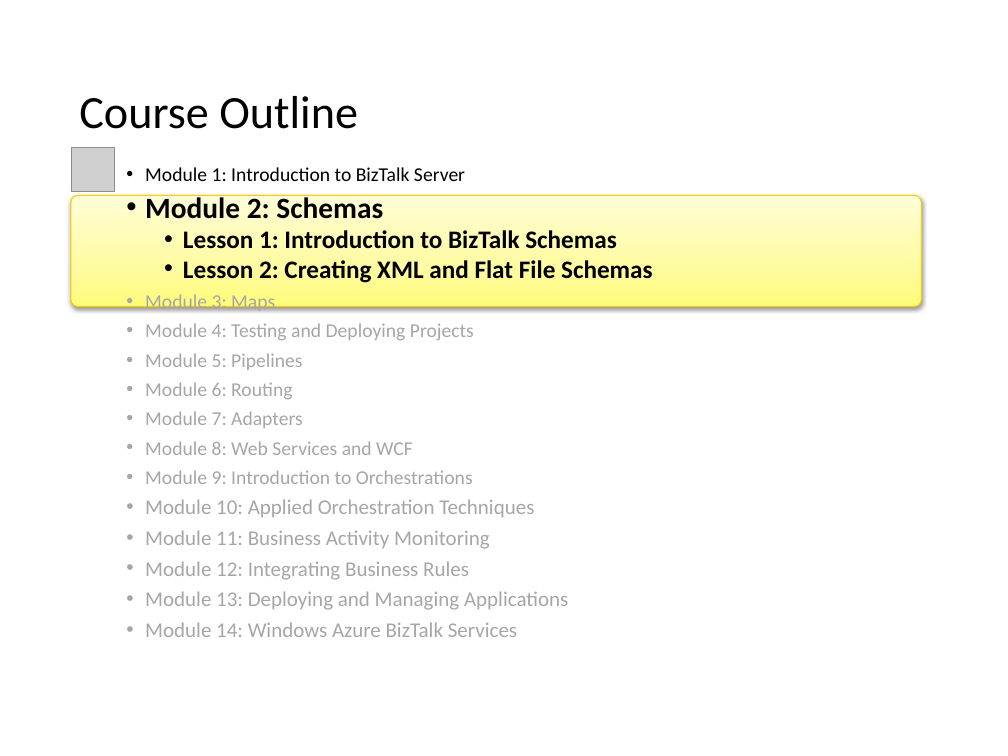
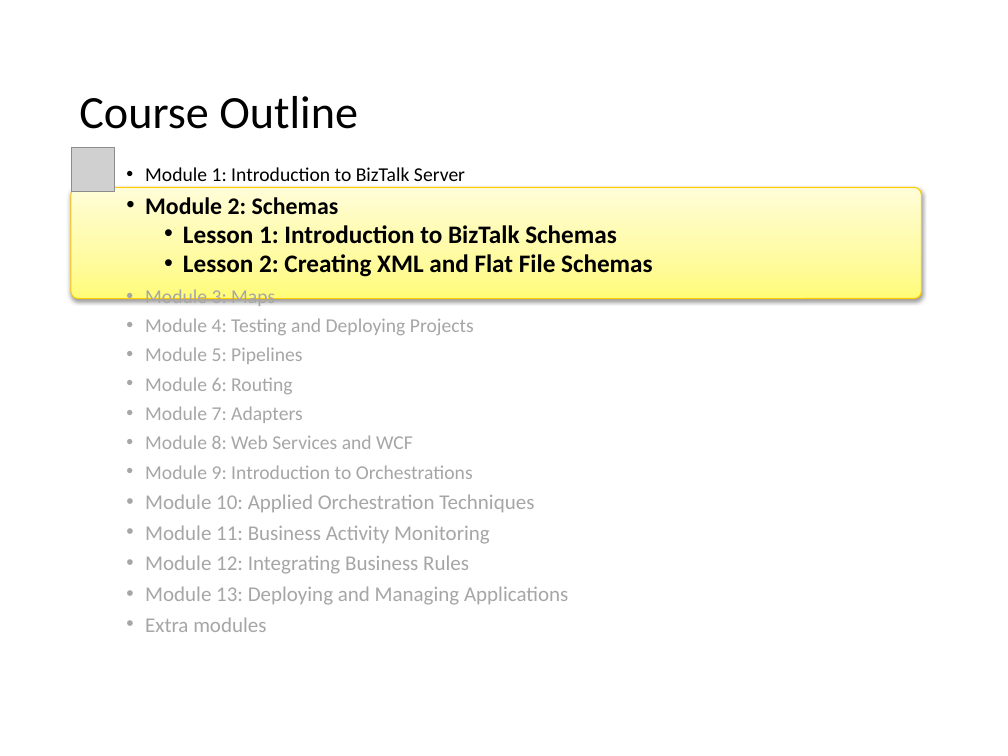
Before and after one commit to wmmihaa/BizTalk-Server---Developing-Integration-Solutions, a slide deck: slide 2 of Slides/Module 2 - Schemas.pptx. Drawn at 1008x756 pixels with LibreOffice and Linux fonts; fonts in the diff are those of the drawing; grey boxes stand for pictures. Boxes give left, top, right and bottom in pixels: in the first picture for what was removed or moved away, otherwise in the second. Text is boxed around its words. In the diff, an @@ line names an element or a change of style, - is before the commit and + after.

```diff
--- a/Slides/Module 2 - Schemas.pptx
+++ b/Slides/Module 2 - Schemas.pptx
@@ rounded rectangle: place and size @@
-rounded rectangle at [71, 196, 921, 306]
+rounded rectangle at [71, 187, 921, 298]
@@ text at [145, 197, 339, 214]: size 21 to 17 pt in "Module 2: Schemas" @@
@@ text at [145, 617, 266, 632]: text changed @@
-• Module 14: Windows Azure BizTalk Services
+• Extra modules
```
Also in this commit, not shown: 2 other slides changed, 1 other file.
